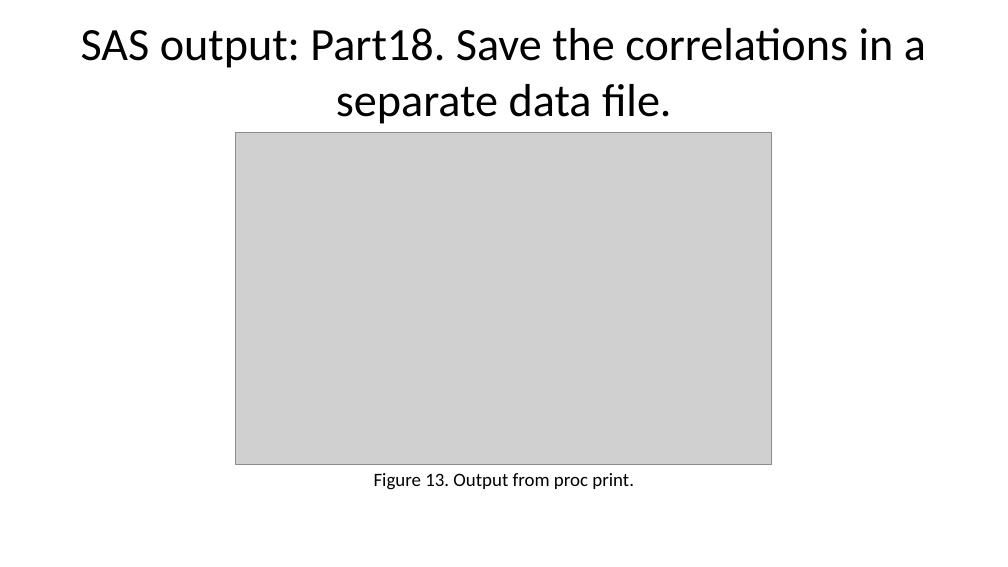
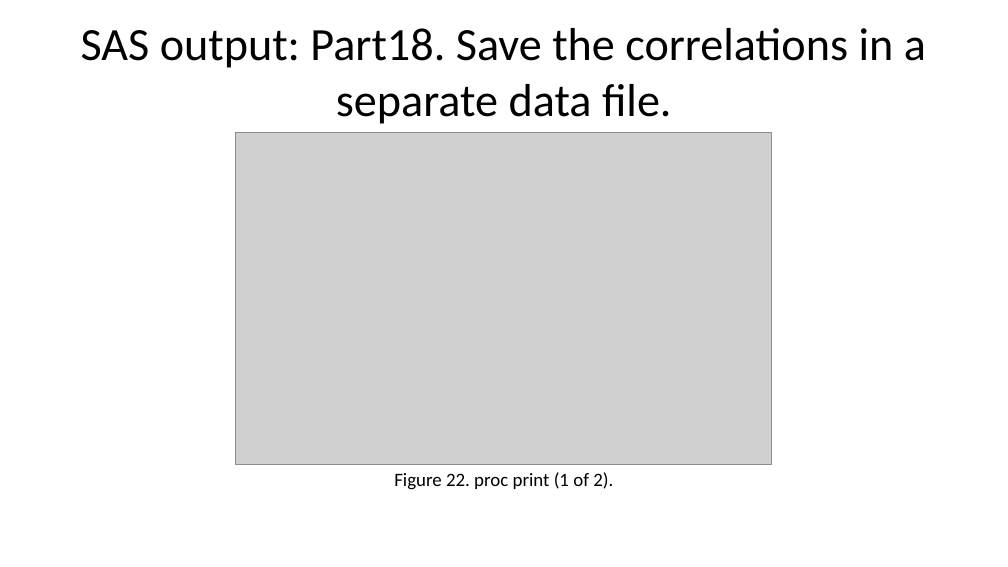
Before and after one commit to pmean/introduction-to-SAS, a slide deck: slide 70 of results/5507-02-simon-slides-and-speaker-notes.pptx (slide 63 before the commit). Drawn at 1008x567 pixels with LibreOffice and Linux fonts; fonts in the diff are those of the drawing; grey boxes stand for pictures. Boxes give left, top, right and bottom in pixels: in the first picture for what was removed or moved away, otherwise in the second. Text is boxed around its words. In the diff, an @@ line names an element or a change of style, - is before the commit and + after.

```diff
--- a/results/5507-02-simon-slides-and-speaker-notes.pptx
+++ b/results/5507-02-simon-slides-and-speaker-notes.pptx
@@ text at (394,472,613,490): text changed @@
-Figure 13. Output from proc print.
+Figure 22. proc print (1 of 2).
```
Also in this commit, not shown: 22 other slides changed, 13 slides added, 7 slides removed, 39 other files.
